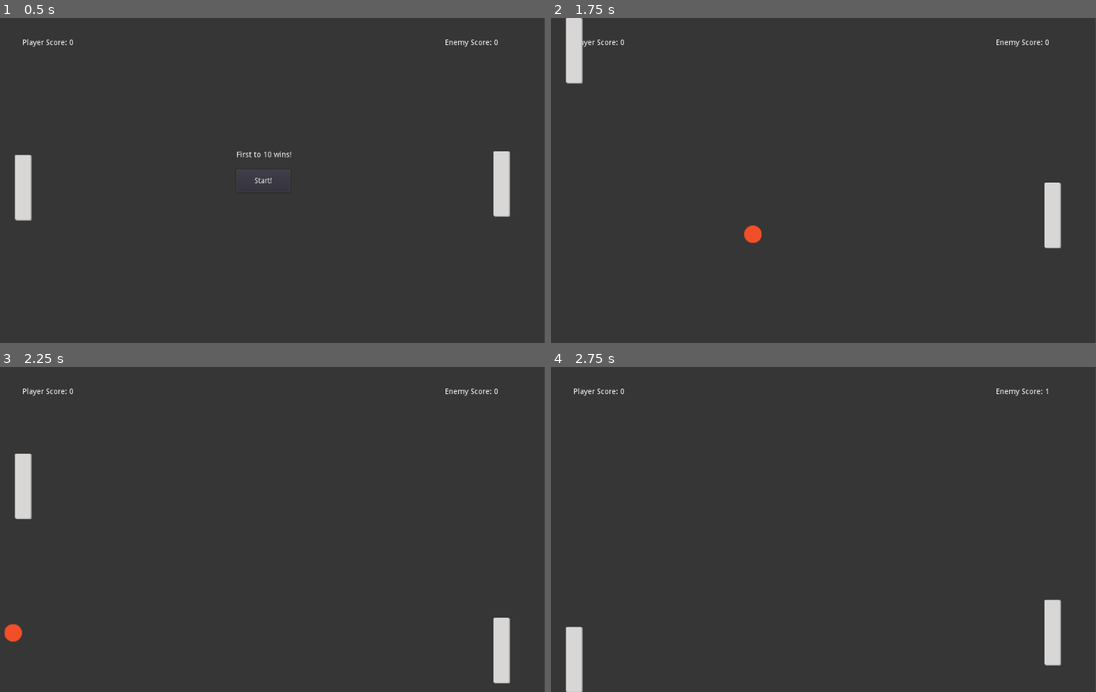
Above: before the commit, frames 1-4 (two rows, left to right).
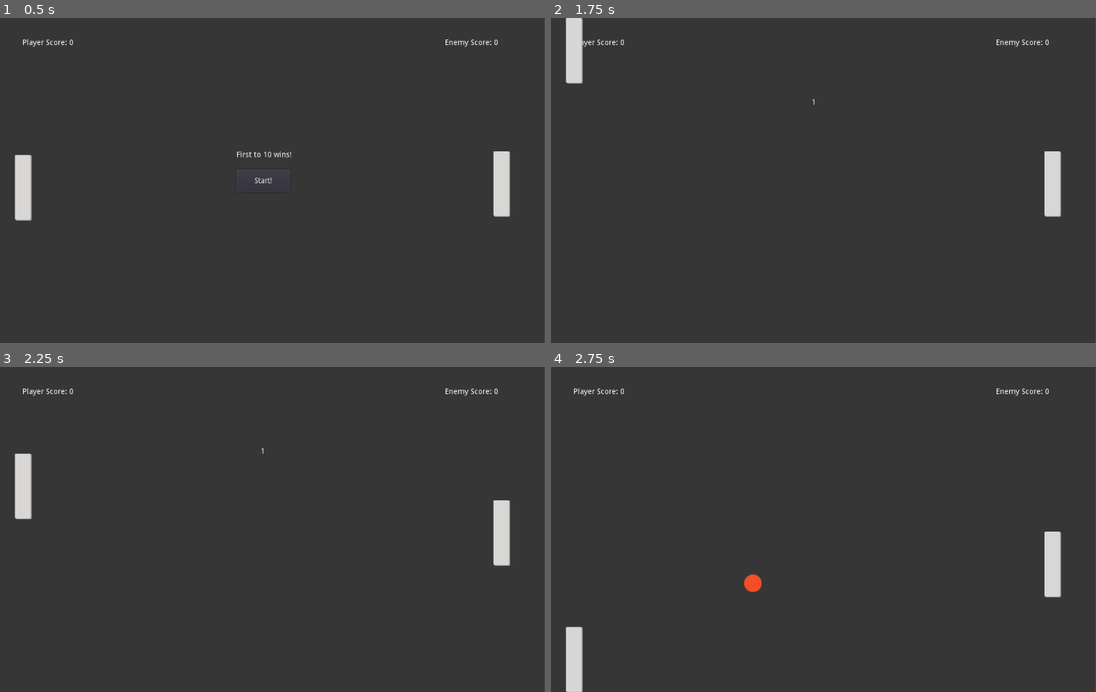
Above: after the commit, the same moments.

Repository: BishopToB4/pong
Game: Godot game, scene res://src/Main.tscn
Same seed, same stepped clock (60 frames per second), same inputs: the game is played once before the commit and once after it.
Inputs:
- Up to frame 1 (0.5 s): no input
- Up to frame 2 (1.75 s): click "Start!" at 0.5 s; tap Enter at 1.25 s; hold Up (up) from 1.28 s (still down)
- Up to frame 3 (2.25 s): release Up (up) at 2.03 s; hold Down (down) from 2.03 s (still down)
- Up to frame 4 (2.75 s): keep holding Down (down)

Frame 1 is identical in both runs. In frame 2, 0.8% of the frame differs, in the area x 35-94%, y 25-71%; in frame 3, 1.4%; in frame 4, 1.4%, in the area x 35-94%, y 6-92%.

Commit message:
Add visual timer

Diff:
--- a/project/src/Main.gd
+++ b/project/src/Main.gd
@@ -5,15 +5,24 @@
 var ball
 var enemy_score = 0
 var player_score = 0
+var spawn_timer
 
 func _ready():
 	randomize()
 
+func _process(delta):
+	if spawn_timer != null && spawn_timer.time_left > 0:
+		$TimerLabel.text = str(int(spawn_timer.time_left) + 1)
+
 func spawnBall():
 	var ball = ball_scene.instance()
 	ball.position = $BallSpawnLocation.position
-	yield(get_tree().create_timer(1.0), "timeout")
+	$TimerLabel.show()
+	spawn_timer = get_tree().create_timer(2)
+	yield(spawn_timer, "timeout")
+	$TimerLabel.hide()
 	add_child(ball)
+
 
 func _on_Start_pressed():
 	spawnBall()
@@ -36,7 +45,6 @@
 			$Start.text = "Play Again"
 			$Start.show()
 		else:
-			yield(get_tree().create_timer(1.0), "timeout")
 			spawnBall()
 
 func _on_EnemyGoal_body_entered(body):
--- a/project/src/Main.tscn
+++ b/project/src/Main.tscn
@@ -99,6 +99,16 @@
 [node name="ScoreSound" type="AudioStreamPlayer" parent="."]
 stream = ExtResource( 5 )
 
+[node name="TimerLabel" type="Label" parent="."]
+anchor_left = 0.5
+anchor_right = 0.5
+margin_left = 456.0
+margin_top = 149.0
+margin_right = 552.0
+margin_bottom = 163.0
+align = 1
+valign = 1
+
 [connection signal="pressed" from="Start" to="." method="_on_Start_pressed"]
 [connection signal="body_entered" from="PlayerGoal" to="." method="_on_PlayerGoal_body_entered"]
 [connection signal="body_entered" from="EnemyGoal" to="." method="_on_EnemyGoal_body_entered"]
